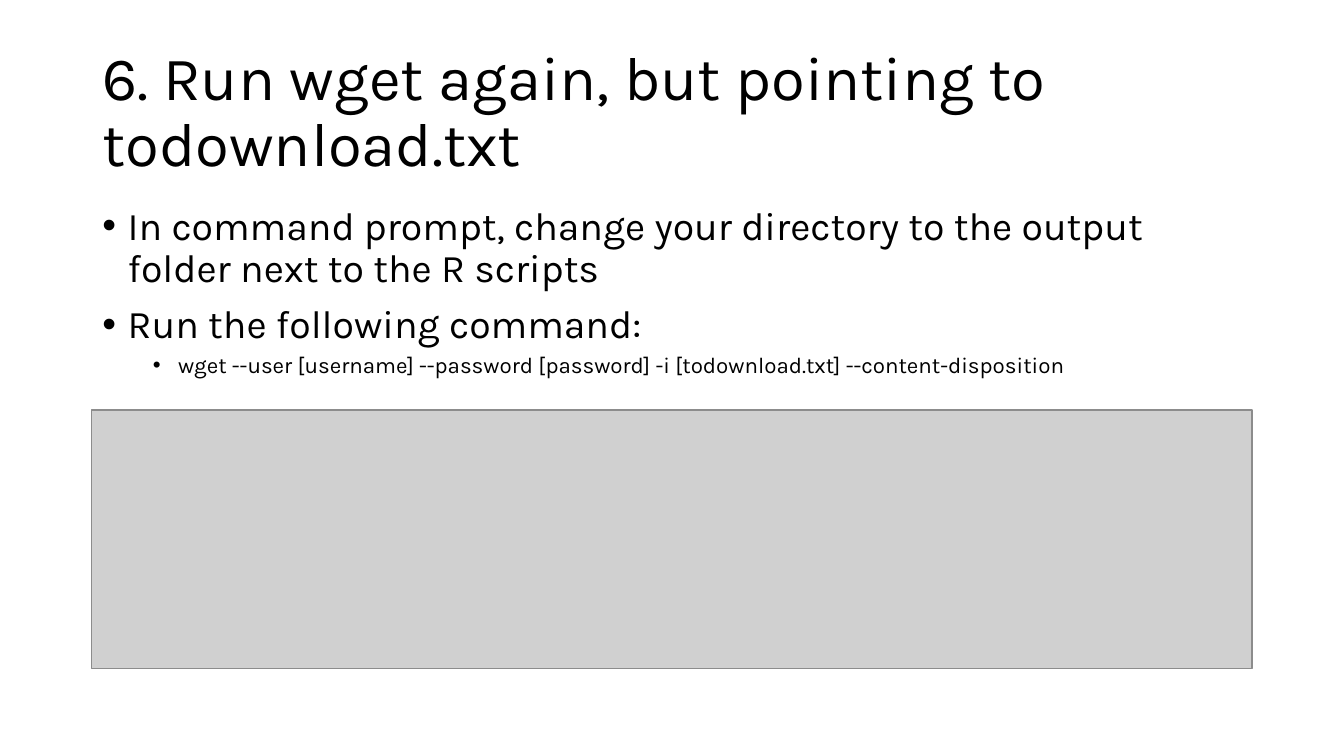
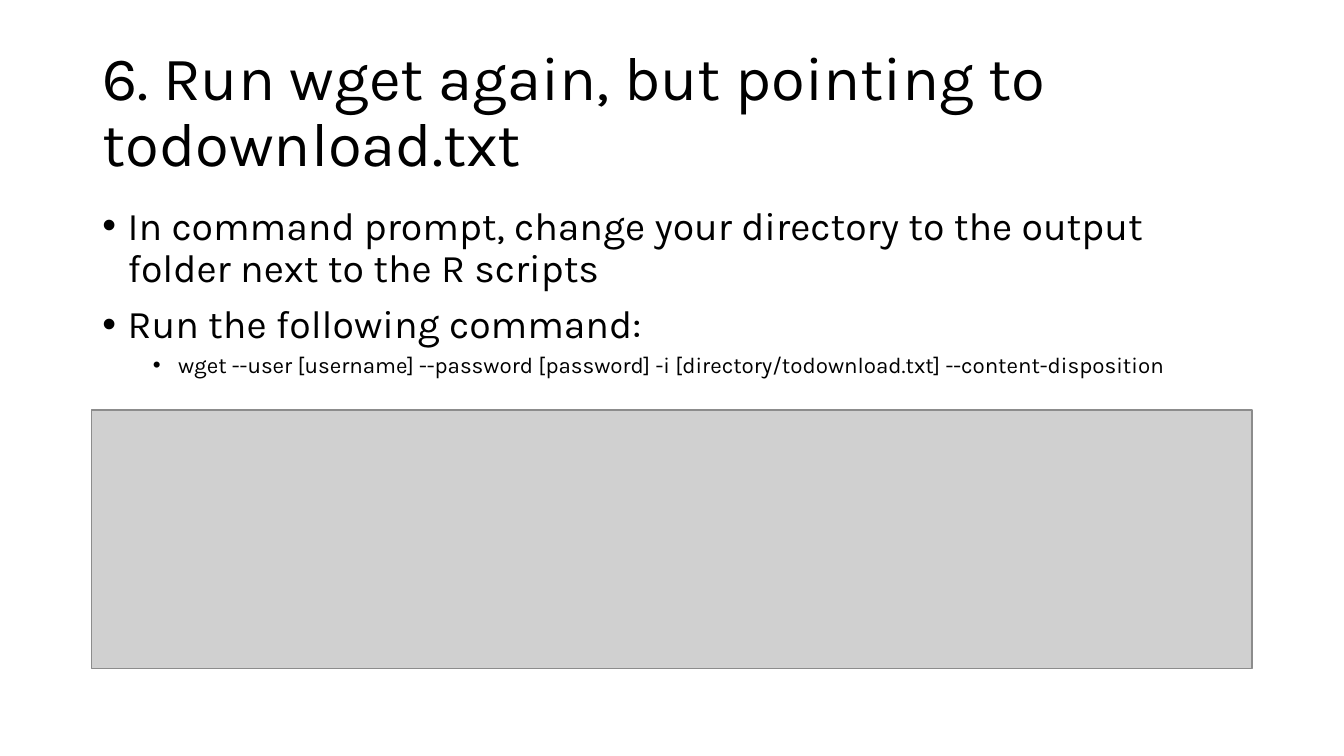
Before and after one commit to eco-kgml/NLDAS2_for_LakeGPT, a slide deck: slide 10 of How_to_NLDAS2 data.pptx. Drawn at 1344x756 pixels with LibreOffice and Linux fonts; fonts in the diff are those of the drawing; grey boxes stand for pictures. Boxes give left, top, right and bottom in pixels: in the first picture for what was removed or moved away, otherwise in the second. Text is boxed around its words. In the diff, an @@ line names an element or a change of style, - is before the commit and + after.

```diff
--- a/How_to_NLDAS2 data.pptx
+++ b/How_to_NLDAS2 data.pptx
@@ text at [178, 356, 1164, 379]: text changed @@
-  • wget --user [username] --password [password] -i [todownload.txt] --content-disposition
+  • wget --user [username] --password [password] -i [directory/todownload.txt] --content-disposition
```
Also in this commit, not shown: 9 other slides changed, 2 slides added, 1 slide removed, 6 other files.
